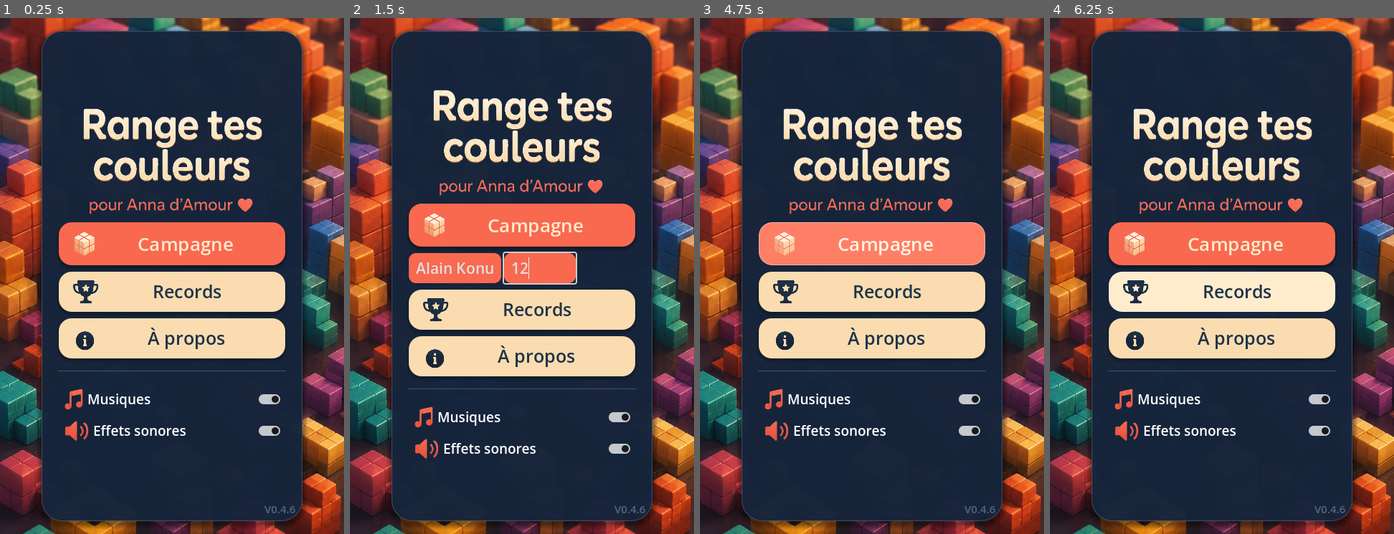
Above: before the commit, frames 1-4 (left to right).
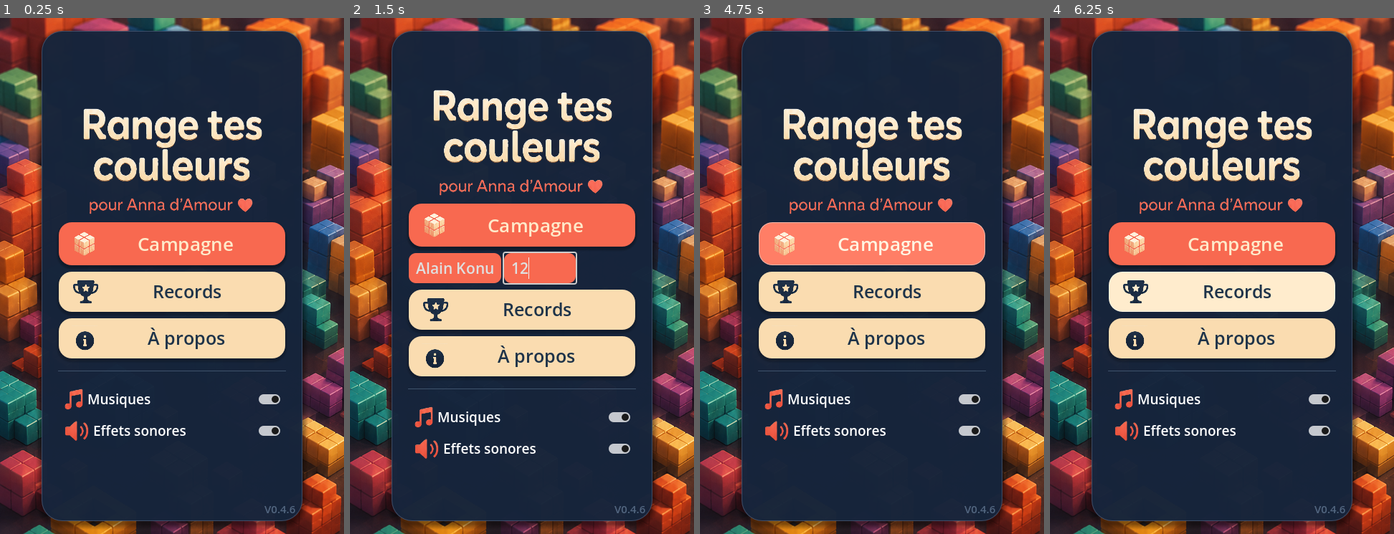
Above: after the commit, the same moments.

Repository: leguims/godot-color-sort-for-anna
Game: Godot game, scene res://Scenes/MenuPrincipal/menu_principal.tscn
Same seed, same stepped clock (60 frames per second), same inputs: the game is played once before the commit and once after it.
Inputs (mouse positions are in pixels of both pictures, inside the frame that each line leads up to):
- Up to frame 1 (0.25 s): no input
- Up to frame 2 (1.5 s): click "Campagne" at 0.5 s; click (539, 265) at 1.27 s; type "12" at 1.35 s
- Up to frame 3 (4.75 s): click "Alain Konu" at 2 s; click "Menu" at 2.75 s; click "Records" at 3.5 s; tap Enter at 4.25 s; move the mouse to (947, 250) at 4.27 s; click (947, 250) at 4.42 s
- Up to frame 4 (6.25 s): click "À propos" at 5 s; tap Space at 5.75 s; move the mouse to (1153, 301) at 5.77 s; click (1153, 301) at 5.92 s

The runs differ from the first frame. In frame 1, 0.4% of the frame differs, in the area x 0-100%, y 0-100%; in frame 2, 0.4%; in frame 3, 0.4%; in frame 4, 0.4%.

Commit message:
Adapte le fond du menu à la résolution du jeu

Diff:
--- a/sources/Scenes/MenuPrincipal/menu_principal.tscn
+++ b/sources/Scenes/MenuPrincipal/menu_principal.tscn
@@ -1,7 +1,7 @@
 [gd_scene load_steps=18 format=3 uid="uid://due674pwfguqp"]
 
 [ext_resource type="Script" uid="uid://cab0yaq8331s4" path="res://Scenes/MenuPrincipal/menu_principal.gd" id="1_64slw"]
-[ext_resource type="Texture2D" path="res://Art/Images/MenuPrincipal/bg_menu_cubes.png" id="2_bg"]
+[ext_resource type="Texture2D" path="res://Art/Images/MenuPrincipal/fond_480x720.png" id="2_bg"]
 [ext_resource type="PackedScene" uid="uid://knrlkm4pili5" path="res://Scenes/MenuPrincipal/Clavier/clavier.tscn" id="3_y3ggv"]
 [ext_resource type="Texture2D" path="res://Art/Images/MenuPrincipal/title_menu_principal.png" id="4_title"]
 [ext_resource type="Texture2D" path="res://Art/Images/MenuPrincipal/icon_campaign.png" id="5_campaign"]
Binary file removed: sources/Art/Images/MenuPrincipal/bg_menu_cubes.png
Not shown, removed: sources/Art/Images/MenuPrincipal/bg_menu_cubes.png.import
Binary file added: sources/Art/Images/MenuPrincipal/fond_480x720.png
Not shown, changed: sources/Art/Images/MenuPrincipal/fond_480x720.png.import
Binary file removed: sources/Art/Images/fond_cubes_480x720.png
